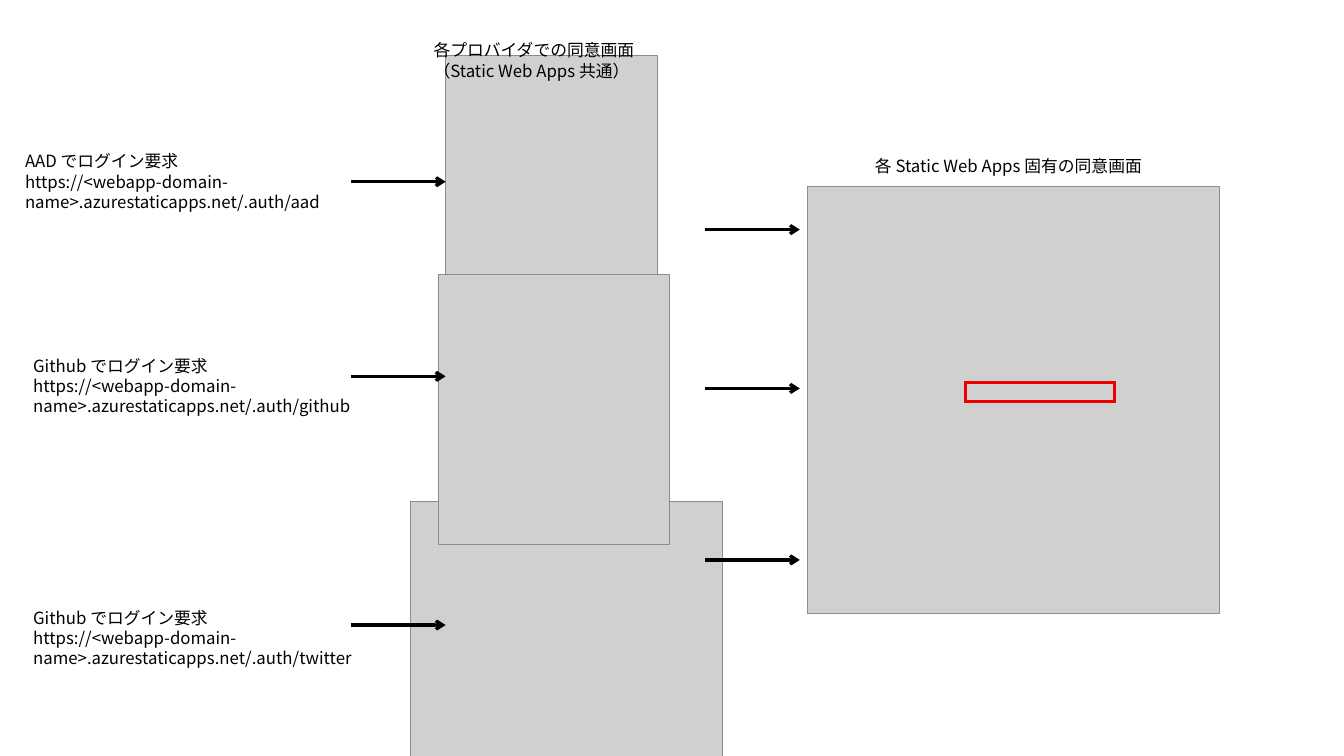
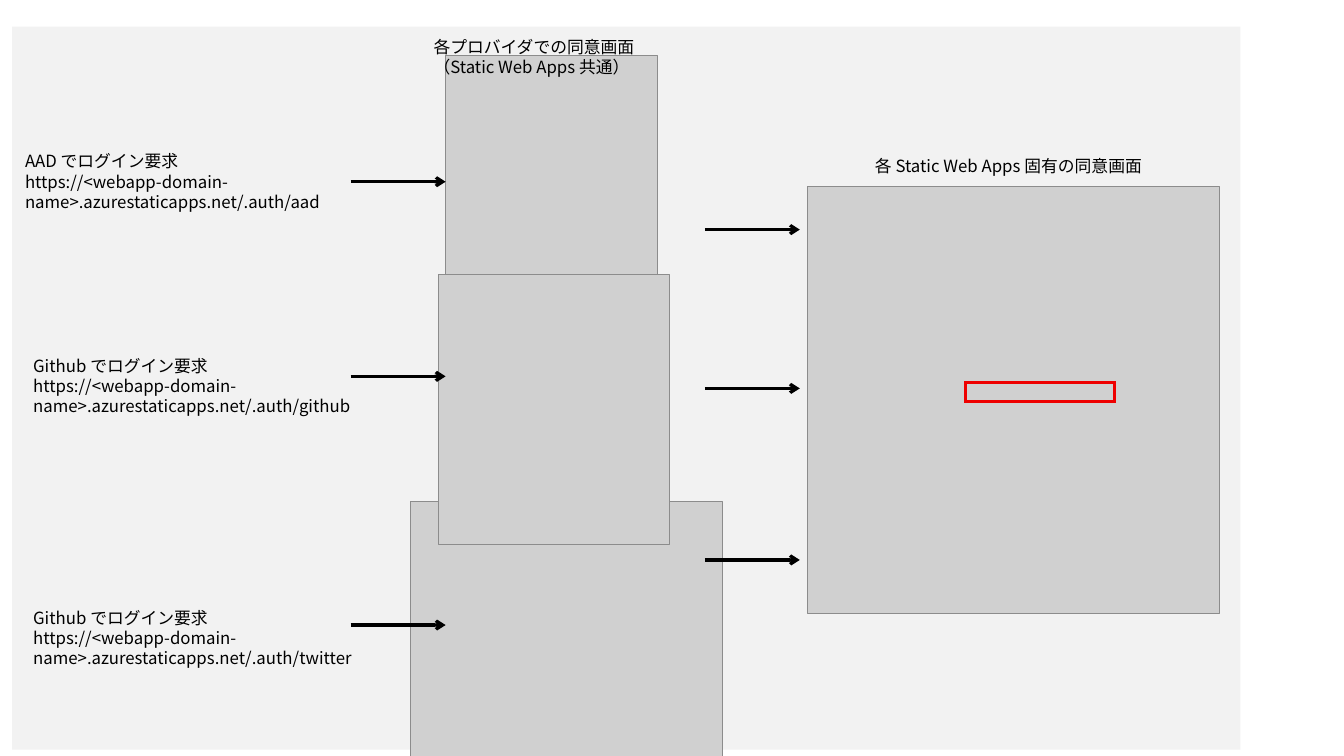
Before and after one commit to ayuina/ainaba-csa-blog, a slide deck: slide 1 of auth-static-webapp/images/figures.pptx. Drawn at 1344x756 pixels with LibreOffice and Linux fonts; fonts in the diff are those of the drawing; grey boxes stand for pictures. Boxes give left, top, right and bottom in pixels: in the first picture for what was removed or moved away, otherwise in the second. Text is boxed around its words. In the diff, an @@ line names an element or a change of style, - is before the commit and + after.

```diff
--- a/auth-static-webapp/images/figures.pptx
+++ b/auth-static-webapp/images/figures.pptx
@@ rectangle added at (12,26,1240,749), fill #F2F2F2 @@
@@ text "各プロバイダでの同意画面 （Static Web Apps 共通）": place and size @@
-text "各プロバイダでの同意画面 （Static Web Apps 共通）" at (434,42,635,82)
+text "各プロバイダでの同意画面 （Static Web Apps 共通）" at (434,39,635,78)
```
Also in this commit, not shown: 2 slides added, 1 slide removed, 1 other file.
